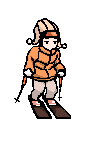
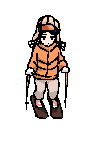
Before/after of a w=93, h=143 layered artwork. What changed in the layer stack:
painted on "图层 5" over (14, 15, 71, 119)
added layer "图层 3" above "背景" over (25, 15, 70, 119)
